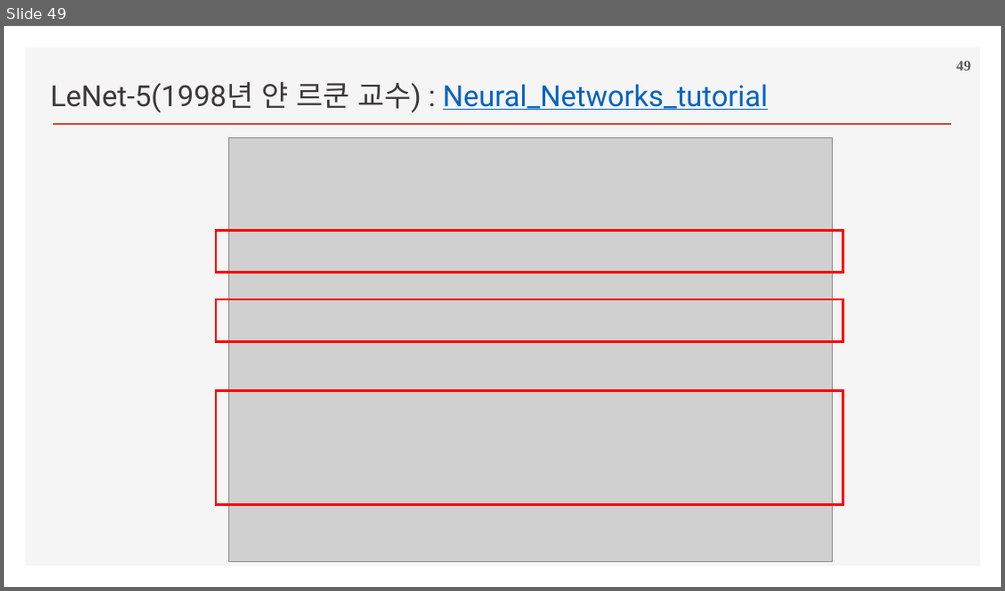
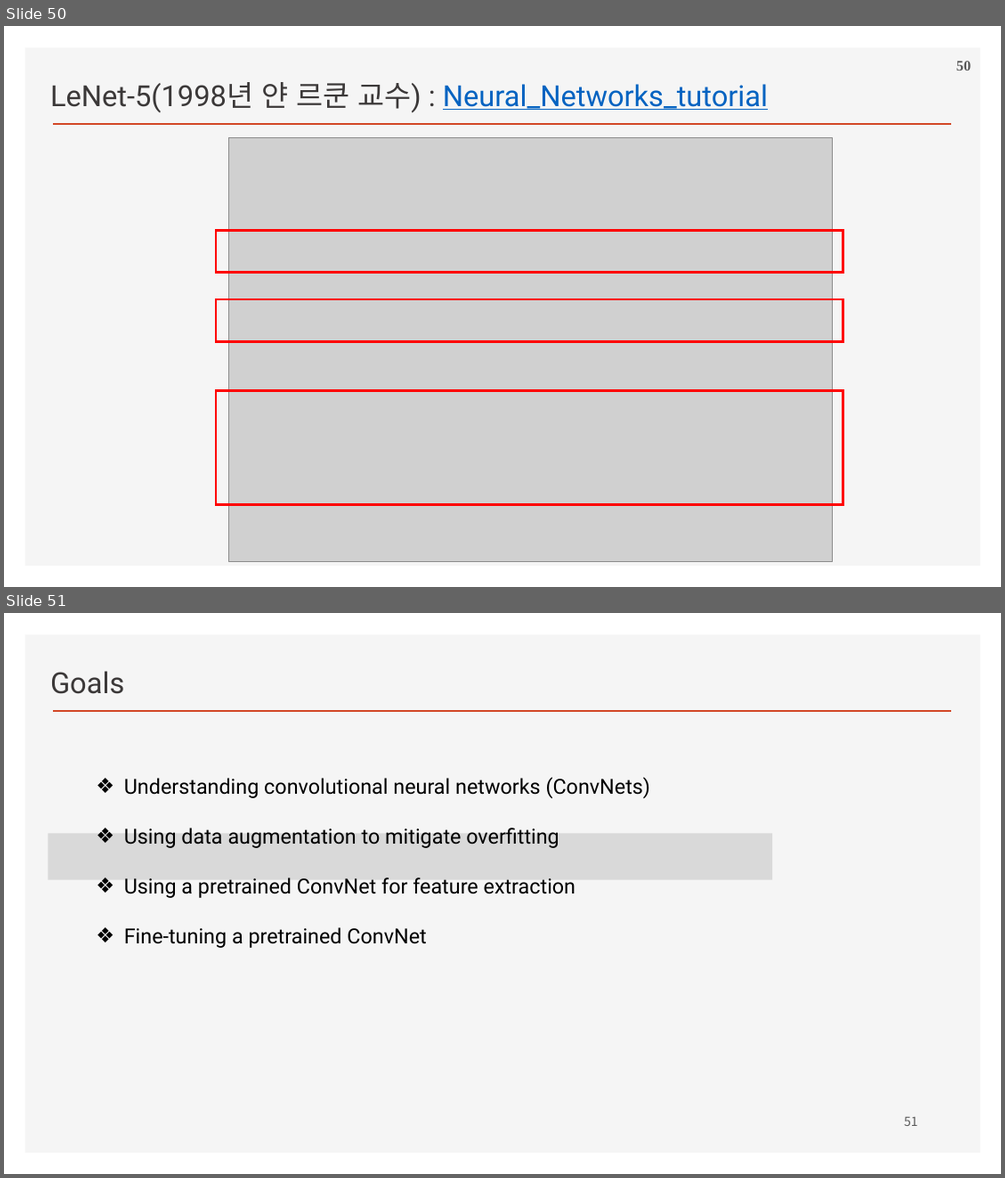
Before and after one commit to ancestor9/2026_Fall_Deep-Learning-with-Python, a slide deck: Chapter 08 Image Classification.pptx. Shown one above the other, each under a label of ours: slide 49 before the commit, slides 50 and 51 after it. The pictures are 1005x591 and 1005x1178 pixels, drawn with LibreOffice and Linux fonts; fonts in the diff are those of the drawing; grey boxes stand for pictures; background and template pictures are left out. Boxes give left, top, right and bottom in pixels: in the first picture for what was removed or moved away, otherwise in the second. Text is boxed around its words. In the diff, an @@ line names an element or a change of style, - is before the commit and + after.

```diff
--- a/Chapter 08 Image Classification.pptx
+++ b/Chapter 08 Image Classification.pptx
@@ slide 51 added at (x1=4, y1=613, x2=1001, y2=1174), background #FFFFFF; not listed: 2 template elements that a slide beside it also shows @@
@@ text added at (x1=50, y1=671, x2=124, y2=694), 28 pt, text #3B3838 @@
+Goals
@@ text added at (x1=124, y1=777, x2=651, y2=948), 20 pt, text #000000 @@
+  ❖ Understanding convolutional neural networks (ConvNets)
+  ❖ Using data augmentation to mitigate overfitting
+  ❖ Using a pretrained ConvNet for feature extraction
+  ❖ Fine-tuning a pretrained ConvNet
@@ rectangle added at (x1=48, y1=834, x2=773, y2=880), fill #D9D9D9 @@
@@ page number added at (x1=904, y1=1117, x2=918, y2=1126), 12 pt, text #595959 @@
+51
@@ what was slide 49 is now slide 50 @@
@@ page number at (x1=956, y1=61, x2=971, y2=70): text changed @@
-49
+50
```
Also in this commit, not shown: 1 slide changed, 8 other slides added.
